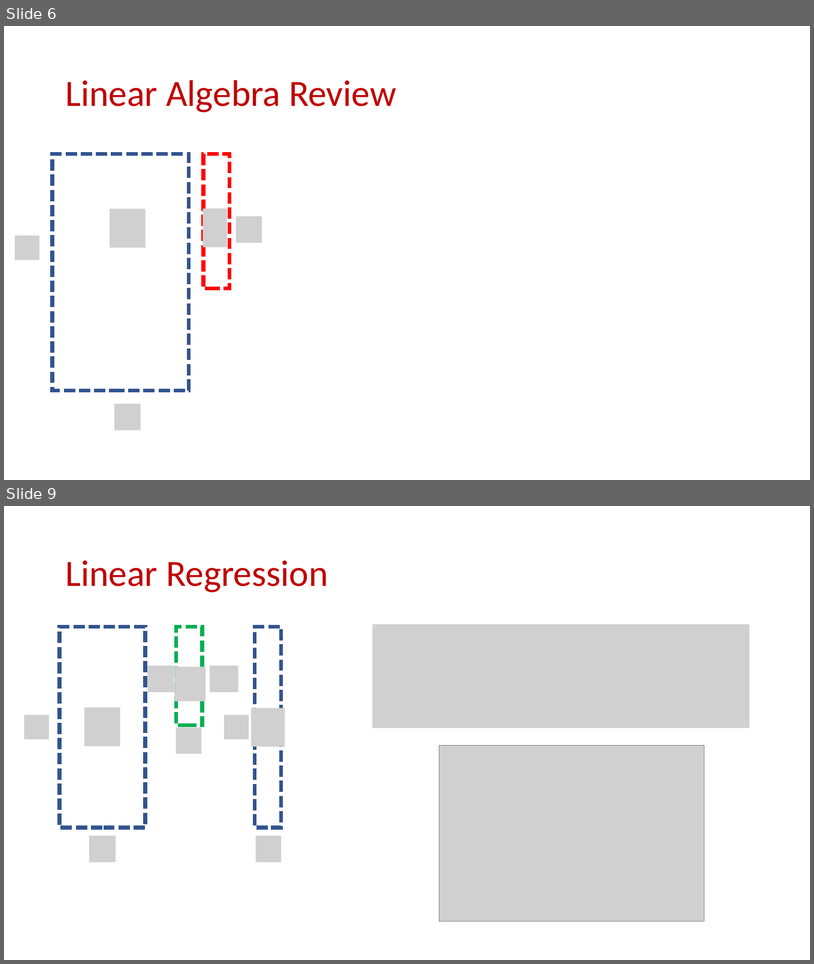
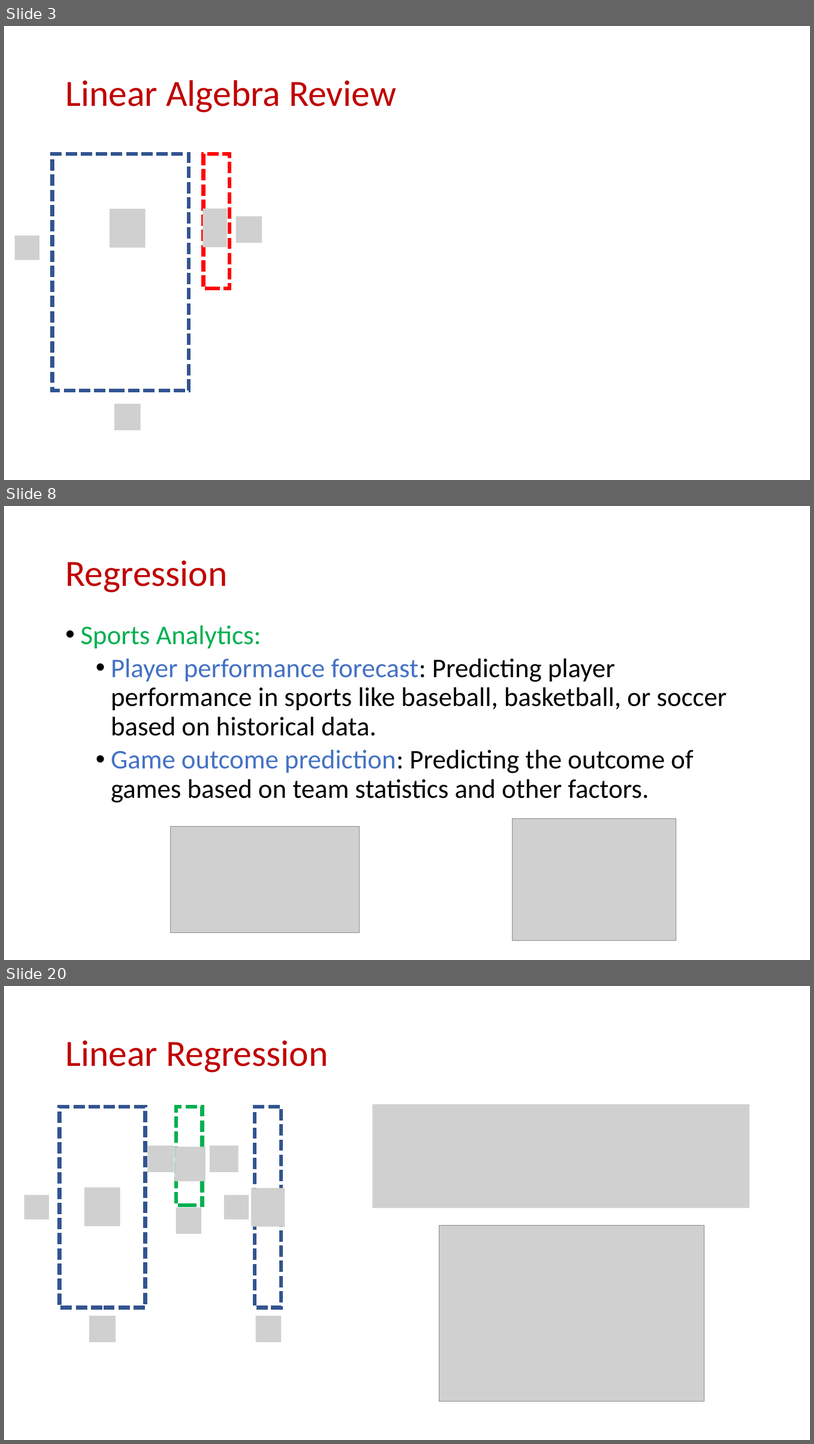
Before and after one commit to samsonzhou/samsonzhou.github.io, a slide deck: CSCE689-23/L26.pptx. Shown one above the other, each under a label of ours: slides 6 and 9 before the commit, slides 3, 8 and 20 after it; the slides between them are not shown. The pictures are 814x964 and 814x1444 pixels, drawn with LibreOffice and Linux fonts; fonts in the diff are those of the drawing; grey boxes stand for pictures. Boxes give left, top, right and bottom in pixels: in the first picture for what was removed or moved away, otherwise in the second. Text is boxed around its words. In the diff, an @@ line names an element or a change of style, - is before the commit and + after.

```diff
--- a/CSCE689-23/L26.pptx
+++ b/CSCE689-23/L26.pptx
@@ slide 8 added at (4,506,810,960), background #FFFFFF @@
@@ title added at (65,560,227,592), 44 pt, text #C00000 @@
+Regression
@@ text added at (81,625,727,802), 32 pt, text #000000 @@
+• Sports Analytics:
+  • Player performance forecast: Predicting player performance in sports like baseball, basketball, or soccer based on historical data.
+  • Game outcome prediction: Predicting the outcome of games based on team statistics and other factors.
@@ picture added at (170,826,359,933) @@
@@ picture added at (512,818,676,940) @@
@@ what was slide 6 is now slide 3 @@
@@ what was slide 9 is now slide 20 @@
```
Also in this commit, not shown: 31 other slides added, 2 other files.
